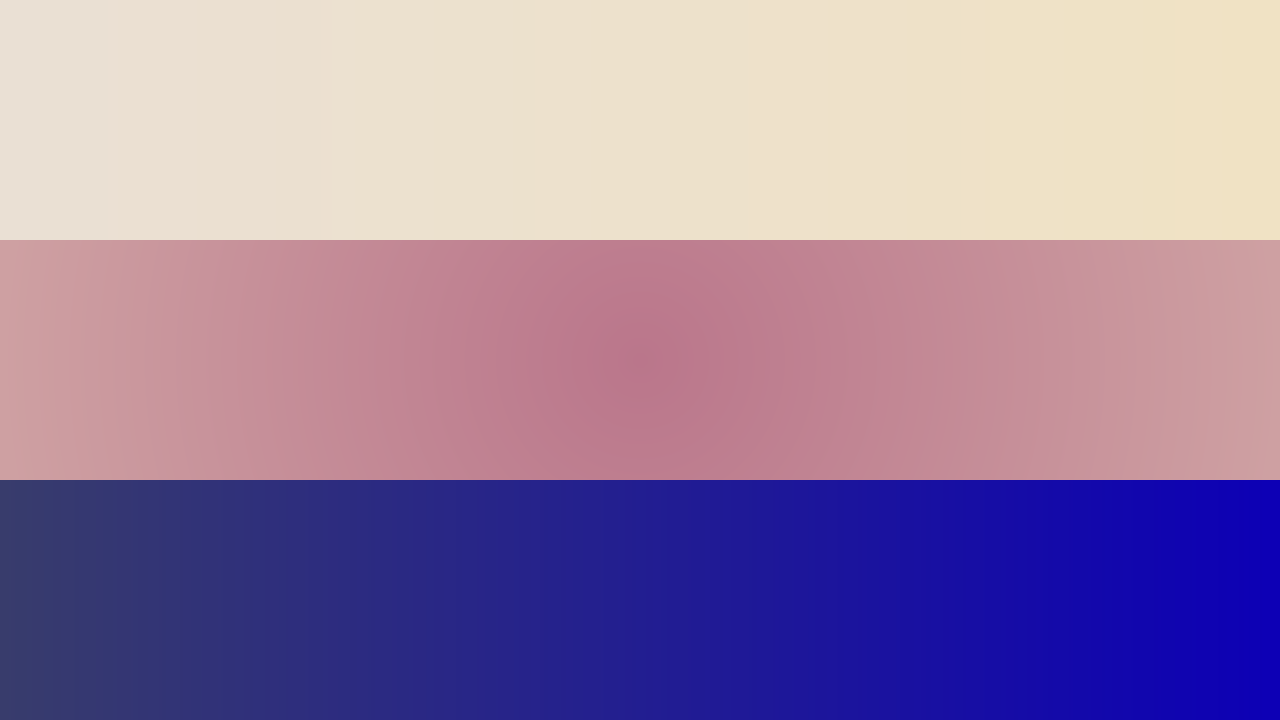
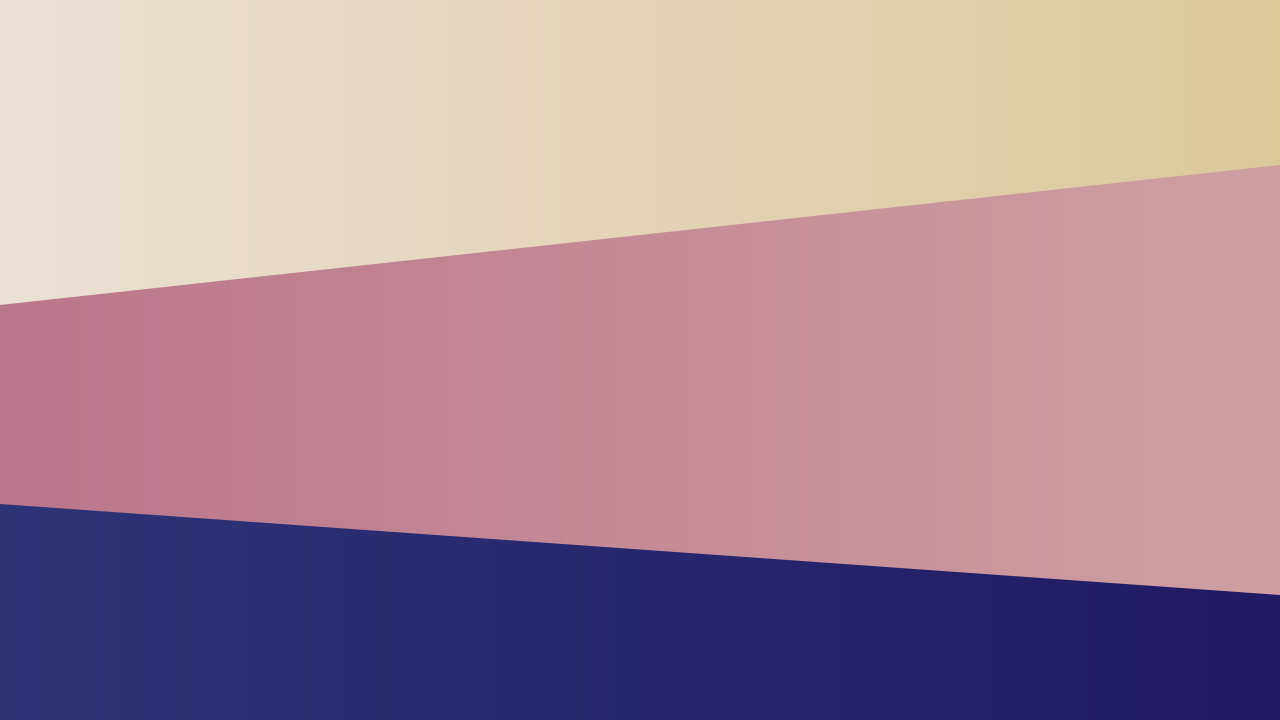
Before/after of a (1280, 720) layered artwork. What changed in the layer stack:
added layer "top cream" above "top pink" over left=0, top=0, right=1280, bottom=305
renamed "Rectangle 1" to "top pink", hid it, painted on it over left=0, top=0, right=1280, bottom=305
renamed "Rectangle 2 copy" to "mid pink", painted on it over left=0, top=59, right=1280, bottom=595
